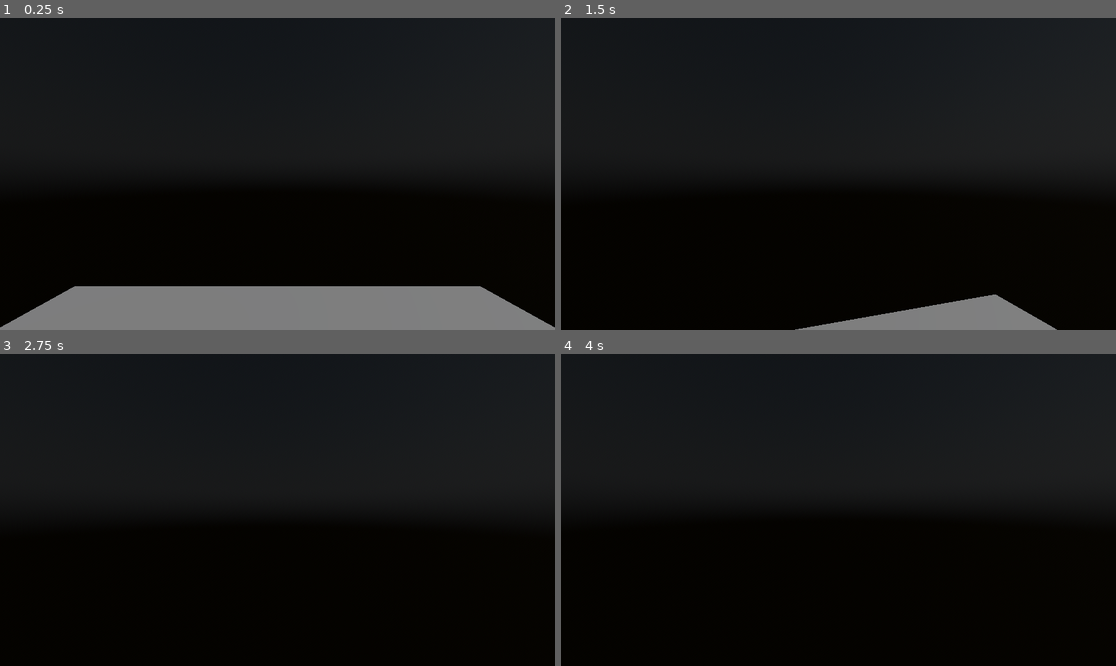
Above: before the commit, frames 1-4 (two rows, left to right).
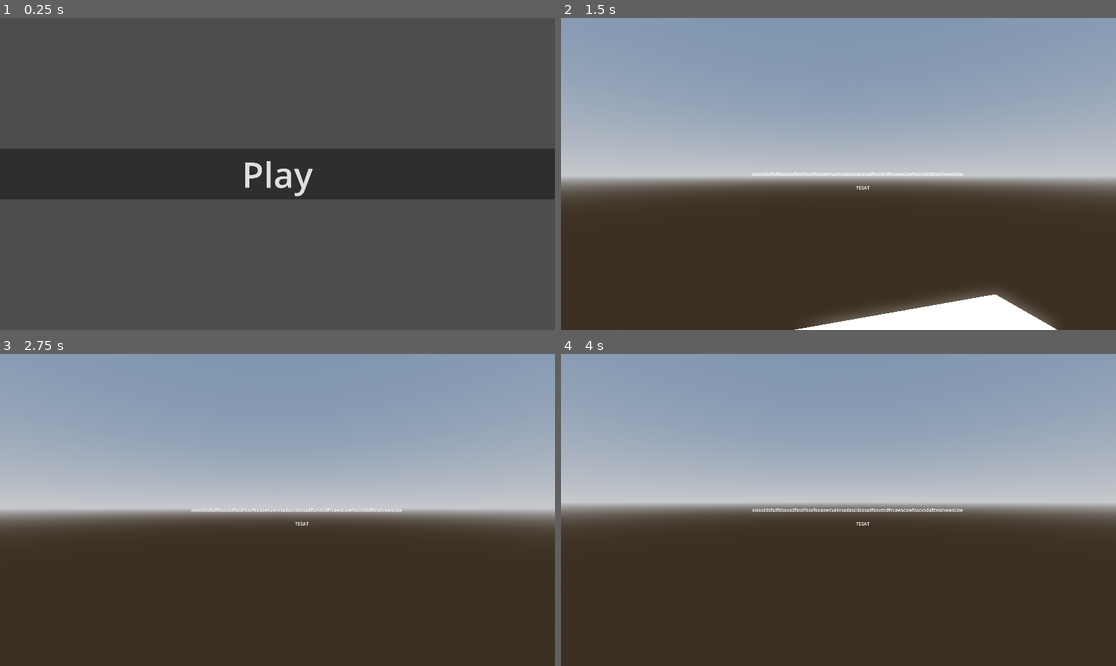
Above: after the commit, the same moments.

Repository: DexeloperGames/Go-Godot-Jam-4-2023
Game: Godot game, scene res://scenes/UI/main_menu.tscn
The game is run twice, just before and just after one commit, with the same random seed, the same clock (stepped at 60 frames per second) and the same inputs. Before the commit the project starts from res://scenes/levels/quick test.tscn. The engine's default icon, where the game draws it, is replaced by a stand-in: a white triangle on a blue panel in a dark square.
Inputs (mouse positions are in pixels of both pictures, inside the frame that each line leads up to):
- Up to frame 1 (0.25 s): no input
- Up to frame 2 (1.5 s): click (838, 174) at 0.5 s, where only the run after the commit has a clickable "Play"; tap Enter at 1.25 s; move the mouse to (866, 174) at 1.27 s; hold W (move_forwards) from 1.28 s (still down)
- Up to frame 3 (2.75 s): keep holding W (move_forwards); tap Space (jump) at 1.52, 2, 2.27 s; move the mouse to (249, 510) at 2.02 s
- Up to frame 4 (4 s): keep holding W (move_forwards); tap Enter at 2.75 s; move the mouse to (849, 503) at 2.77 s; tap Space (jump) at 3.5, 3.77 s; move the mouse to (832, 516) at 3.52 s

The runs differ from the first frame. In frame 1, 94% of the frame differs, in the area x 0-100%, y 0-100%; in frame 2, 100%; in frame 3, 100%; in frame 4, 100%.

Commit message:
yeah i quit
god its really hard to want to use this god damn engine sometimes

(most of the time)

Diff:
--- a/project.godot
+++ b/project.godot
@@ -11,9 +11,13 @@
 [application]
 
 config/name="Go Godot Jam 4"
-run/main_scene="res://scenes/levels/quick test.tscn"
+run/main_scene="res://scenes/UI/main_menu.tscn"
 config/features=PackedStringArray("4.0", "Forward Plus")
 config/icon="res://icon.svg"
+
+[autoload]
+
+Globals="*res://scripts/globals.gd"
 
 [display]
 
@@ -49,6 +53,10 @@
 ]
 }
 
+[rendering]
+
+renderer/rendering_method="gl_compatibility"
+
 [shader_globals]
 
 primitive_color_0={
--- a/scenes/UI/PrimitivesIcon.tscn
+++ b/scenes/UI/PrimitivesIcon.tscn
@@ -2,34 +2,15 @@
 
 [ext_resource type="Texture2D" uid="uid://cdkqrwdtgxn0o" path="res://assets/images/Cube Icon.png" id="1_6ley6"]
 [ext_resource type="Texture2D" uid="uid://cjc4kvrnucyyr" path="res://assets/images/Icohedron Icon.png" id="1_7v12c"]
+[ext_resource type="Shader" path="res://scenes/UI/primitives_modulate.gdshader" id="1_wcigr"]
 [ext_resource type="Script" path="res://scenes/UI/PrimitivesIcon.gd" id="2_rgrly"]
 [ext_resource type="Texture2D" uid="uid://d4d76d503n2ng" path="res://assets/images/Tetrahedron Icon.png" id="3_utgi8"]
 [ext_resource type="Texture2D" uid="uid://draxf02yljj04" path="res://assets/images/Octohedron Icon.png" id="5_q4y42"]
 [ext_resource type="Texture2D" uid="uid://o3n60pmosddm" path="res://assets/images/Dodecahedron Icon.png" id="6_wbpn3"]
 
-[sub_resource type="Shader" id="Shader_i85ji"]
-code = "shader_type canvas_item;
-uniform int primitive_type : hint_range(0,4);
-global uniform vec4 primitive_color_0;
-global uniform vec4 primitive_color_1;
-global uniform vec4 primitive_color_2;
-global uniform vec4 primitive_color_3;
-global uniform vec4 primitive_color_4;
-
-
-void fragment(){
-	switch(primitive_type){
-		case 0u: COLOR *= primitive_color_0; break;
-		case 1u: COLOR *= primitive_color_1; break;
-		case 2u: COLOR *= primitive_color_2; break;
-		case 3u: COLOR *= primitive_color_3; break;
-		case 4u: COLOR *= primitive_color_4; break;
-	}
-}"
-
 [sub_resource type="ShaderMaterial" id="ShaderMaterial_y6vuj"]
 resource_local_to_scene = true
-shader = SubResource("Shader_i85ji")
+shader = ExtResource("1_wcigr")
 shader_parameter/primitive_type = 0
 
 [node name="PrimitivesIcon" type="TextureRect"]
--- /dev/null
+++ b/scenes/UI/main_menu.gd
@@ -0,0 +1,16 @@
+extends Control
+
+
+# Called when the node enters the scene tree for the first time.
+func _ready():
+	pass # Replace with function body.
+
+
+# Called every frame. 'delta' is the elapsed time since the previous frame.
+func _process(delta):
+	pass
+
+
+func _on_button_pressed():
+	get_tree().change_scene_to_file("res://scenes/levels/quick test.tscn")
+	pass # Replace with function body.
--- /dev/null
+++ b/scenes/UI/main_menu.tscn
@@ -0,0 +1,27 @@
+[gd_scene load_steps=2 format=3 uid="uid://b8ssornitva8y"]
+
+[ext_resource type="Script" path="res://scenes/UI/main_menu.gd" id="1_u8lc0"]
+
+[node name="Main Menu" type="Control"]
+layout_mode = 3
+anchors_preset = 15
+anchor_right = 1.0
+anchor_bottom = 1.0
+grow_horizontal = 2
+grow_vertical = 2
+script = ExtResource("1_u8lc0")
+
+[node name="Button" type="Button" parent="."]
+layout_mode = 1
+anchors_preset = 14
+anchor_top = 0.5
+anchor_right = 1.0
+anchor_bottom = 0.5
+offset_top = -4.0
+offset_bottom = 4.0
+grow_horizontal = 2
+grow_vertical = 2
+theme_override_font_sizes/font_size = 122
+text = "Play"
+
+[connection signal="pressed" from="Button" to="." method="_on_button_pressed"]
--- a/scenes/UI/primitives_modulate.gdshader
+++ b/scenes/UI/primitives_modulate.gdshader
@@ -8,11 +8,13 @@
 
 
 void fragment(){
+	vec3 new_color = vec3(1.0);
 	switch(primitive_type){
-		case 0u: COLOR *= primitive_color_0; break;
-		case 1u: COLOR *= primitive_color_1; break;
-		case 2u: COLOR *= primitive_color_2; break;
-		case 3u: COLOR *= primitive_color_3; break;
-		case 4u: COLOR *= primitive_color_4; break;
+		case 0u: new_color= primitive_color_0.rgb; break;
+		case 1u: new_color= primitive_color_1.rgb; break;
+		case 2u: new_color= primitive_color_2.rgb; break;
+		case 3u: new_color= primitive_color_3.rgb; break;
+		case 4u: new_color= primitive_color_4.rgb; break;
 	}
+	COLOR.rgb = vec3(1.0);
 }
--- a/scenes/UI/remaining_primitives_display.tscn
+++ b/scenes/UI/remaining_primitives_display.tscn
@@ -8,6 +8,35 @@
 [ext_resource type="Texture2D" uid="uid://draxf02yljj04" path="res://assets/images/Octohedron Icon.png" id="6_rj8cv"]
 [ext_resource type="Texture2D" uid="uid://o3n60pmosddm" path="res://assets/images/Dodecahedron Icon.png" id="7_hnsti"]
 [ext_resource type="Texture2D" uid="uid://cjc4kvrnucyyr" path="res://assets/images/Icohedron Icon.png" id="8_br7p0"]
+
+[sub_resource type="ShaderMaterial" id="ShaderMaterial_kmsf6"]
+resource_local_to_scene = true
+shader = ExtResource("3_htx1j")
+shader_parameter/primitive_type = 0
+
+[sub_resource type="ShaderMaterial" id="ShaderMaterial_ciepk"]
+resource_local_to_scene = true
+shader = ExtResource("3_htx1j")
+shader_parameter/primitive_type = 0
+
+[sub_resource type="Theme" id="Theme_hv6oe"]
+Label/fonts/font = ExtResource("3_kxsmn")
+
+[sub_resource type="LabelSettings" id="LabelSettings_d6pha"]
+font_size = 25
+shadow_size = 2
+shadow_color = Color(0, 0, 0, 1)
+shadow_offset = Vector2(3, 3)
+
+[sub_resource type="ShaderMaterial" id="ShaderMaterial_7fsy2"]
+resource_local_to_scene = true
+shader = ExtResource("3_htx1j")
+shader_parameter/primitive_type = 1
+
+[sub_resource type="ShaderMaterial" id="ShaderMaterial_lj3hj"]
+resource_local_to_scene = true
+shader = ExtResource("3_htx1j")
+shader_parameter/primitive_type = 1
 
 [sub_resource type="Shader" id="Shader_i85ji"]
 code = "shader_type canvas_item;
@@ -29,36 +58,7 @@
 	}
 }"
 
-[sub_resource type="ShaderMaterial" id="ShaderMaterial_a346t"]
-resource_local_to_scene = true
-shader = SubResource("Shader_i85ji")
-shader_parameter/primitive_type = 0
-
-[sub_resource type="ShaderMaterial" id="ShaderMaterial_ciepk"]
-resource_local_to_scene = true
-shader = ExtResource("3_htx1j")
-shader_parameter/primitive_type = 0
-
-[sub_resource type="Theme" id="Theme_hv6oe"]
-Label/fonts/font = ExtResource("3_kxsmn")
-
-[sub_resource type="LabelSettings" id="LabelSettings_d6pha"]
-font_size = 25
-shadow_size = 2
-shadow_color = Color(0, 0, 0, 1)
-shadow_offset = Vector2(3, 3)
-
-[sub_resource type="ShaderMaterial" id="ShaderMaterial_c6kkn"]
-resource_local_to_scene = true
-shader = SubResource("Shader_i85ji")
-shader_parameter/primitive_type = 1
-
-[sub_resource type="ShaderMaterial" id="ShaderMaterial_lj3hj"]
-resource_local_to_scene = true
-shader = ExtResource("3_htx1j")
-shader_parameter/primitive_type = 1
-
-[sub_resource type="ShaderMaterial" id="ShaderMaterial_2jcvy"]
+[sub_resource type="ShaderMaterial" id="ShaderMaterial_2rcvg"]
 resource_local_to_scene = true
 shader = SubResource("Shader_i85ji")
 shader_parameter/primitive_type = 2
@@ -112,7 +112,7 @@
 size_flags_vertical = 3
 
 [node name="PrimitivesIcon" parent="VBoxContainer/HBoxContainer" instance=ExtResource("2_r16n4")]
-material = SubResource("ShaderMaterial_a346t")
+material = SubResource("ShaderMaterial_kmsf6")
 layout_mode = 2
 size_flags_horizontal = 3
 
@@ -130,7 +130,7 @@
 size_flags_vertical = 3
 
 [node name="PrimitivesIcon" parent="VBoxContainer/HBoxContainer2" instance=ExtResource("2_r16n4")]
-material = SubResource("ShaderMaterial_c6kkn")
+material = SubResource("ShaderMaterial_7fsy2")
 layout_mode = 2
 size_flags_horizontal = 3
 texture = ExtResource("5_27ahq")
--- /dev/null
+++ b/scenes/levels/dumbshaderglobalquick test.gdshader
@@ -0,0 +1,6 @@
+shader_type spatial;
+global uniform vec4 primitive_color_0;
+void fragment() {
+	ALBEDO = primitive_color_0.rgb;
+	// Place fragment code here.
+}
--- a/scenes/levels/quick test.tscn
+++ b/scenes/levels/quick test.tscn
@@ -1,33 +1,44 @@
-[gd_scene load_steps=6 format=3 uid="uid://xik15763ic3"]
+[gd_scene load_steps=8 format=3 uid="uid://xik15763ic3"]
 
 [ext_resource type="PackedScene" uid="uid://c7y6ymp2vupbn" path="res://scenes/objects/player.tscn" id="1_kxfvi"]
+[ext_resource type="Shader" path="res://scenes/levels/dumbshaderglobalquick test.gdshader" id="2_41w03"]
+
+[sub_resource type="ProceduralSkyMaterial" id="ProceduralSkyMaterial_tcmvf"]
+sky_horizon_color = Color(0.64625, 0.65575, 0.67075, 1)
+ground_horizon_color = Color(0.64625, 0.65575, 0.67075, 1)
+
+[sub_resource type="Sky" id="Sky_1w4r3"]
+sky_material = SubResource("ProceduralSkyMaterial_tcmvf")
+
+[sub_resource type="Environment" id="Environment_6jst8"]
+background_mode = 2
+sky = SubResource("Sky_1w4r3")
+tonemap_mode = 2
+glow_enabled = true
+
+[sub_resource type="ShaderMaterial" id="ShaderMaterial_rrfkv"]
+render_priority = 0
+shader = ExtResource("2_41w03")
 
 [sub_resource type="WorldBoundaryShape3D" id="WorldBoundaryShape3D_8sswo"]
 
-[sub_resource type="PhysicalSkyMaterial" id="PhysicalSkyMaterial_5avov"]
+[node name="Node3D" type="Node3D"]
 
-[sub_resource type="Sky" id="Sky_cjl3t"]
-sky_material = SubResource("PhysicalSkyMaterial_5avov")
+[node name="DirectionalLight3D" type="DirectionalLight3D" parent="."]
+transform = Transform3D(-0.866023, -0.433016, 0.250001, 0, 0.499998, 0.866027, -0.500003, 0.749999, -0.43301, 0, 0, 0)
+shadow_enabled = true
 
-[sub_resource type="Environment" id="Environment_ukb8p"]
-background_mode = 2
-sky = SubResource("Sky_cjl3t")
-
-[node name="Node3D" type="Node3D"]
+[node name="WorldEnvironment" type="WorldEnvironment" parent="."]
+environment = SubResource("Environment_6jst8")
 
 [node name="Player" parent="." instance=ExtResource("1_kxfvi")]
 
 [node name="CSGBox3D" type="CSGBox3D" parent="."]
 transform = Transform3D(1, 0, 0, 0, 1, 0, 0, 0, 1, 0, -1, 0)
 size = Vector3(8, 1, 8)
+material = SubResource("ShaderMaterial_rrfkv")
 
 [node name="StaticBody3D" type="StaticBody3D" parent="."]
 
 [node name="CollisionShape3D" type="CollisionShape3D" parent="StaticBody3D"]
 shape = SubResource("WorldBoundaryShape3D_8sswo")
-
-[node name="WorldEnvironment" type="WorldEnvironment" parent="."]
-environment = SubResource("Environment_ukb8p")
-
-[node name="DirectionalLight3D" type="DirectionalLight3D" parent="."]
-transform = Transform3D(0.707107, -0.5, 0.5, 0, 0.707107, 0.707107, -0.707107, -0.5, 0.5, 0, 0, 0)
--- a/scenes/objects/player.tscn
+++ b/scenes/objects/player.tscn
@@ -1,10 +1,17 @@
-[gd_scene load_steps=5 format=3 uid="uid://c7y6ymp2vupbn"]
+[gd_scene load_steps=9 format=3 uid="uid://c7y6ymp2vupbn"]
 
 [ext_resource type="Script" path="res://scenes/objects/player.gd" id="1_uw3e6"]
 [ext_resource type="PackedScene" uid="uid://dnsm5e0dxu3fe" path="res://scenes/objects/gimbal_camera.tscn" id="2_x3kyu"]
 [ext_resource type="PackedScene" uid="uid://dubi44bqdvskx" path="res://scenes/UI/remaining_primitives_display.tscn" id="3_l8rcq"]
+[ext_resource type="Script" path="res://scenes/objects/scripttorublshtoongi/tooluitest.gd" id="4_0ootn"]
+[ext_resource type="Texture2D" uid="uid://c54181nj1lljk" path="res://icon.svg" id="4_jekyh"]
+[ext_resource type="Shader" path="res://scenes/UI/primitives_modulate.gdshader" id="5_qdkc4"]
 
 [sub_resource type="CapsuleShape3D" id="CapsuleShape3D_q2yhv"]
+
+[sub_resource type="ShaderMaterial" id="ShaderMaterial_lcn2a"]
+shader = ExtResource("5_qdkc4")
+shader_parameter/primitive_type = null
 
 [node name="Player" type="CharacterBody3D" node_paths=PackedStringArray("PlayerCamera")]
 script = ExtResource("1_uw3e6")
@@ -17,6 +24,57 @@
 [node name="Gimbal Camera" parent="." instance=ExtResource("2_x3kyu")]
 transform = Transform3D(1, 0, 0, 0, 1, 0, 0, 0, 1, 0, 1.64317, 0)
 
-[node name="Remaining Primitives Display" parent="." instance=ExtResource("3_l8rcq")]
-offset_right = -1763.0
-offset_bottom = -795.0
+[node name="UI" type="Control" parent="."]
+layout_mode = 3
+anchors_preset = 15
+anchor_right = 1.0
+anchor_bottom = 1.0
+grow_horizontal = 2
+grow_vertical = 2
+mouse_filter = 2
+
+[node name="Label" type="Label" parent="UI"]
+layout_mode = 0
+offset_left = 1021.0
+offset_top = 576.0
+offset_right = 1068.0
+offset_bottom = 602.0
+text = "TESAT"
+
+[node name="Remaining Primitives Display" parent="UI" instance=ExtResource("3_l8rcq")]
+layout_mode = 1
+offset_right = 0.0
+offset_bottom = 0.0
+mouse_filter = 2
+
+[node name="Control" type="Control" parent="UI"]
+layout_mode = 1
+anchors_preset = 15
+anchor_right = 1.0
+anchor_bottom = 1.0
+grow_horizontal = 2
+grow_vertical = 2
+mouse_filter = 2
+script = ExtResource("4_0ootn")
+
+[node name="VBoxContainer" type="VBoxContainer" parent="UI/Control"]
+layout_mode = 1
+anchors_preset = 15
+anchor_right = 1.0
+anchor_bottom = 1.0
+grow_horizontal = 2
+grow_vertical = 2
+alignment = 1
+
+[node name="HBoxContainer" type="HBoxContainer" parent="UI/Control/VBoxContainer"]
+layout_mode = 2
+alignment = 1
+
+[node name="TextureRect" type="TextureRect" parent="UI/Control/VBoxContainer/HBoxContainer"]
+material = SubResource("ShaderMaterial_lcn2a")
+layout_mode = 2
+texture = ExtResource("4_jekyh")
+
+[node name="Label" type="Label" parent="UI/Control/VBoxContainer/HBoxContainer"]
+layout_mode = 2
+text = "awestdsfsdfdsaasdfasdfasefeeaswcvasvsadascdessadfsavzsdfvcawscewfascvsdafzxsdvewscew"
--- /dev/null
+++ b/scenes/objects/scripttorublshtoongi/tooluitest.gd
@@ -0,0 +1,13 @@
+@tool
+extends Control
+
+
+# Called when the node enters the scene tree for the first time.
+func _ready():
+	print("yeahtest")
+	pass # Replace with function body.
+
+
+# Called every frame. 'delta' is the elapsed time since the previous frame.
+func _process(delta):
+	pass
--- /dev/null
+++ b/scripts/globals.gd
@@ -0,0 +1,12 @@
+extends Node
+
+
+# Called when the node enters the scene tree for the first time.
+func _ready():
+	RenderingServer.global_shader_parameter_set("primitive_color_0", Color.TRANSPARENT)
+	pass # Replace with function body.
+
+
+# Called every frame. 'delta' is the elapsed time since the previous frame.
+func _process(delta):
+	pass
Not shown, changed: export_presets.cfg
Not shown: 5 places in scenes/UI/remaining_primitives_display.tscn that only renumber resources
